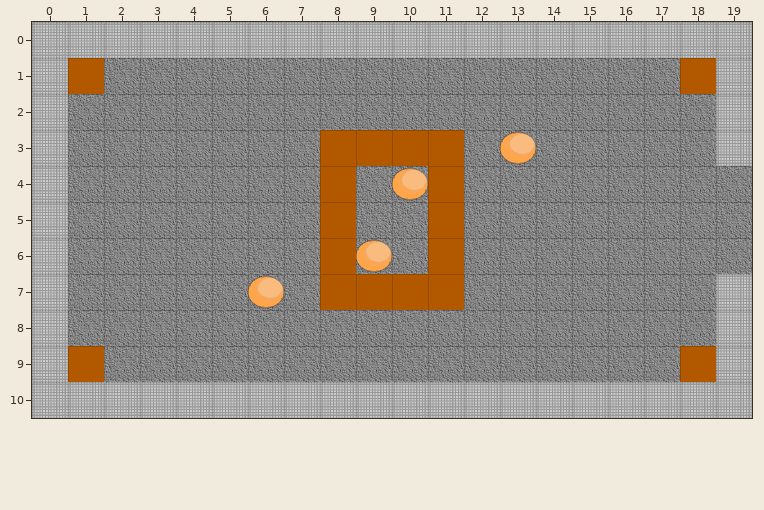
Level history. Tiled map: Assets/Resources/Rooms/E2.tmx. This is how it looked before the edit.
Cells are 64x64 px. Shown: x 0..19, y 0..10.
After:
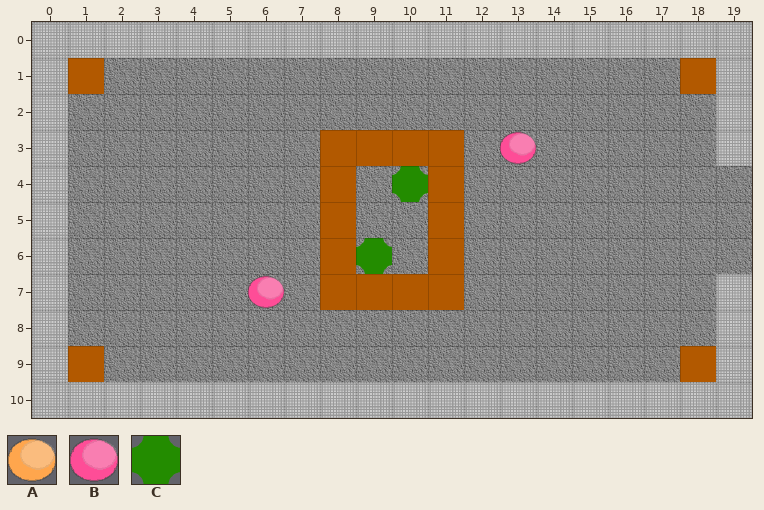
Key: from "MobSpawner": A 0, B 1, C 3.
Objects are placed by their top-left corner, in cells (3,4 is the top-left corner of cell 3,4); size is 1x1 cell unless given.
Changes in this commit:
--- layer "Mobs"
+B at 13,3
+C at 10,4
+C at 9,6
+B at 6,7
-A at 13,3
-A at 10,4
-A at 9,6
-A at 6,7
